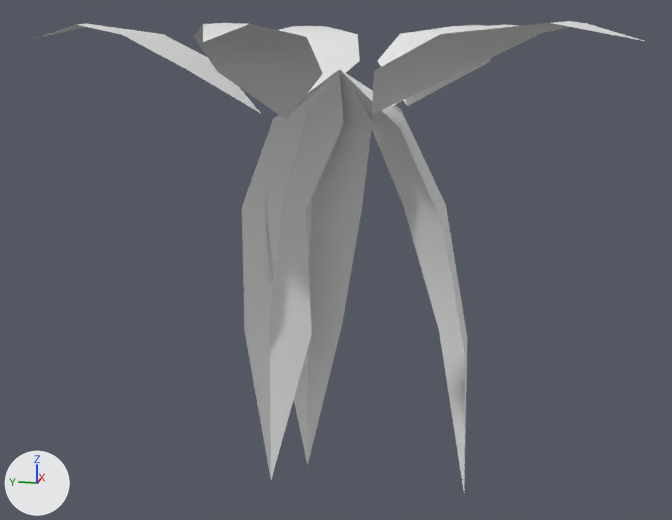
An edit to the OBJ model game/assets/models/plants/SM_Plant_SpikemossMat_Leaf.obj, drawn before and after from the same camera.
Camera for both pictures: a 50 mm camera at (-1.162, -0.228, 0.1) aimed at (0.056, 0.016, -0.205). Lighting does not change. The marker at lower left points along +X, +Y and +Z. The picture after the commit comes second. Where no turn or scale is listed for an object, it has been applied to the vertices. Vertices at exactly the same position are counted once.

Objects in the first picture: 'SM_Plant_SpikemossMat_Leaf'.
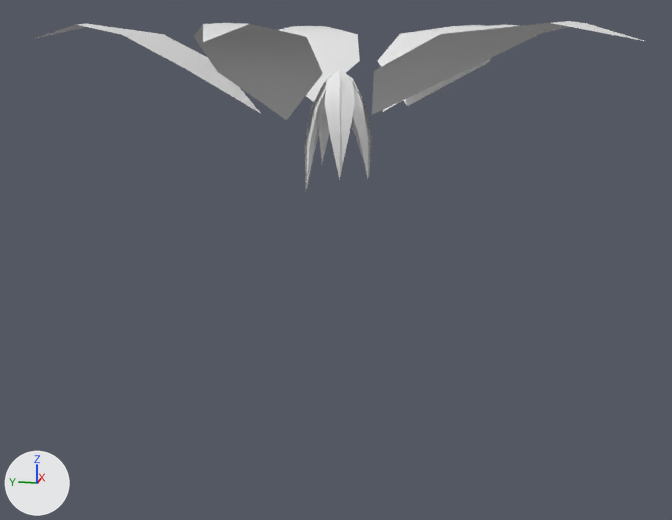
Edits to the scene script, one JSON object a line:
```json
{"block": "me_sm_plant_spikemossmat_leaf", "where": "# used by ob_sm_plant_spikemossmat_leaf; location = (0.0, 0.0, 0.0)"}
{"op": "remove", "block": "me_sm_plant_spikemossmat_leaf", "code": "me_sm_plant_spikemossmat_leaf.from_pydata(...)  # 97 vertices, 108 faces; spans x -0.316..0.412, y -0.343..0.383, z -0.58..0.11"}
{"op": "add", "block": "me_sm_plant_spikemossmat_leaf", "code": "me_sm_plant_spikemossmat_leaf.from_pydata(...)  # 147 vertices, 168 faces; spans x -0.316..0.412, y -0.343..0.383, z -0.104..0.11"}
{"block": "me_sm_plant_spikemossmat_leaf", "change": "me_sm_plant_spikemossmat_leaf part 1"}
{"block": "me_sm_plant_spikemossmat_leaf", "change": "12 vertices are removed from x 0.04..0.167, y -0.168..0.16, z -0.58..-0.319"}
{"block": "me_sm_plant_spikemossmat_leaf", "change": "20 faces are deleted"}
{"block": "me_sm_plant_spikemossmat_leaf", "change": "18 vertices move from x -0.023..0.13, y -0.134..0.143, z -0.143..0.003 to x -0.032..0.016, y -0.028..0.033, z 0.007..0.044"}
{"block": "me_sm_plant_spikemossmat_leaf", "change": "62 vertices are added at x -0.041..0.033, y -0.04..0.046, z -0.104..0.044"}
{"block": "me_sm_plant_spikemossmat_leaf", "change": "80 new faces join them"}
```

What differs and where, as boxes [x1, y1, x2, y2] in the pictures (672 x 520 px):
```json
{"object": "SM_Plant_SpikemossMat_Leaf", "change": "reshaped", "before": [34, 21, 644, 491], "after": [34, 21, 644, 189], "on screen": "64% shorter"}
{"part": 1, "of": "me_sm_plant_spikemossmat_leaf", "change": "cut back", "before": [242, 69, 467, 491], "after": [305, 69, 372, 189]}
```
